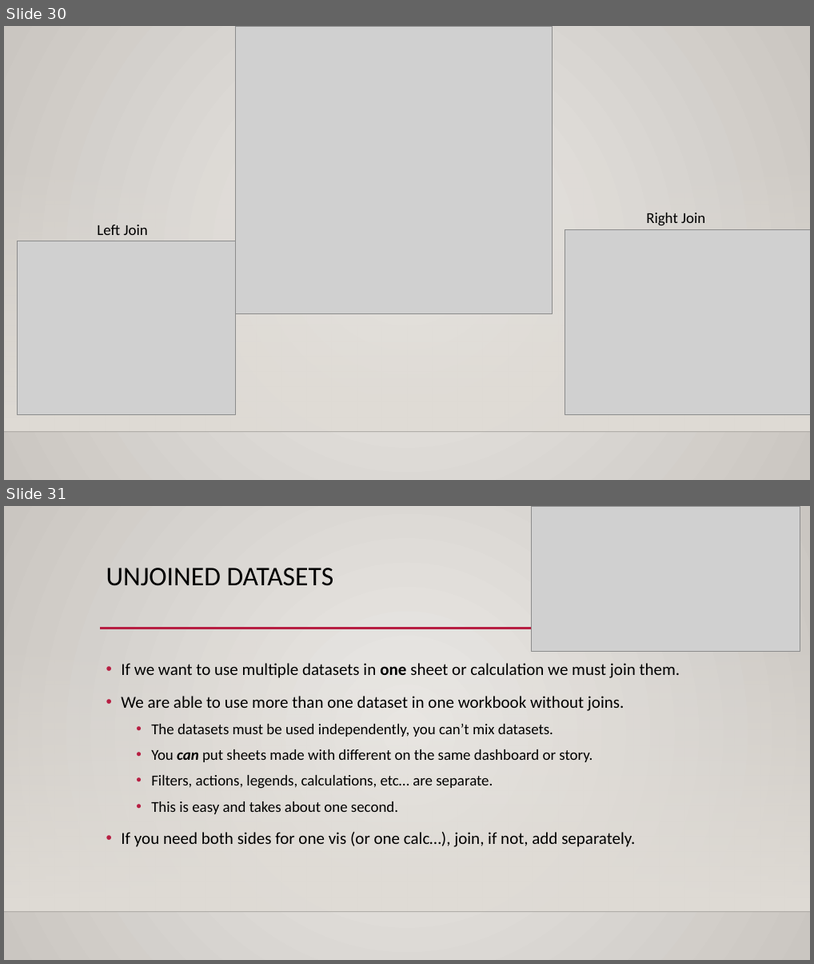
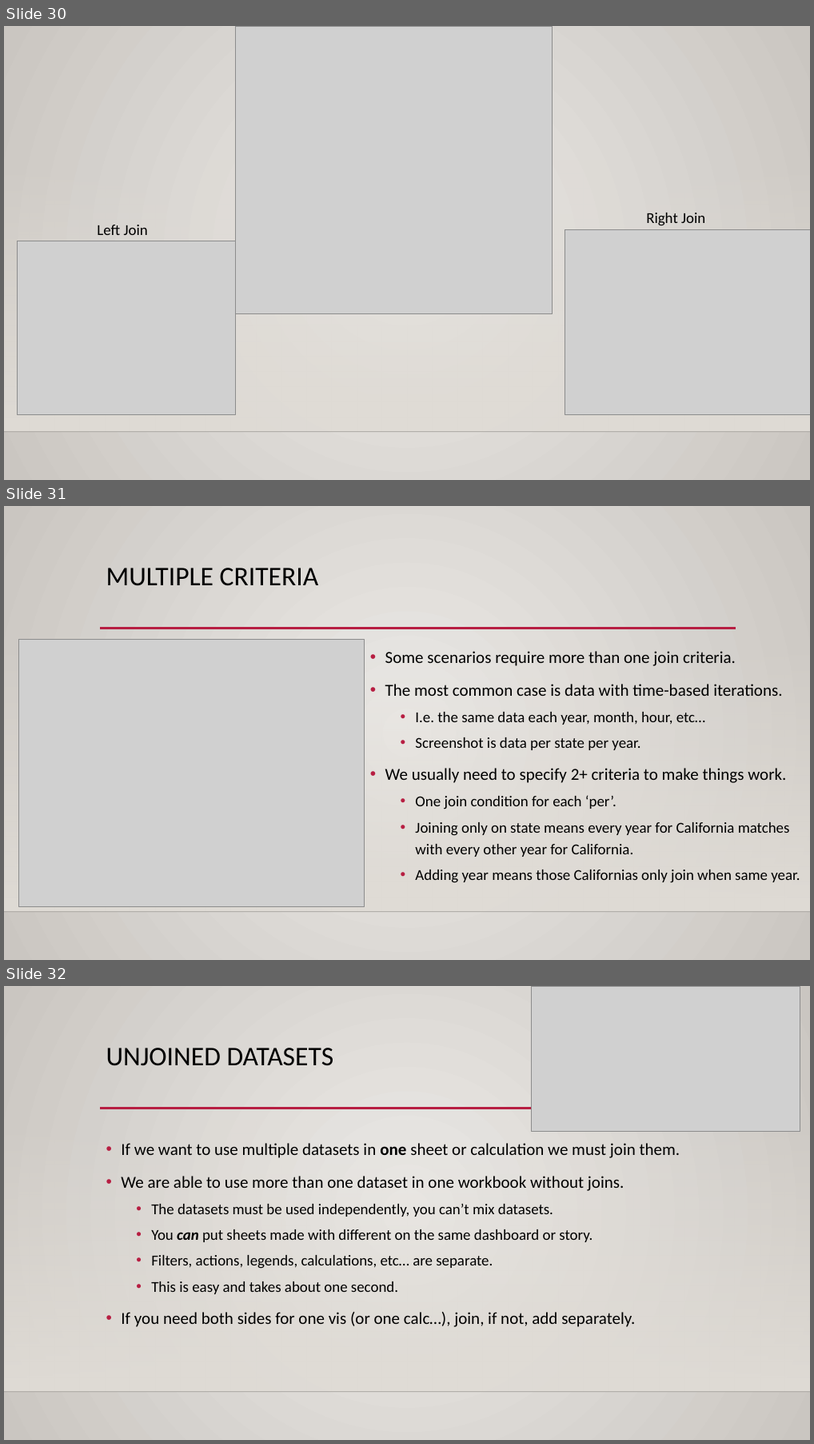
Before and after one commit to AkeemSemper/ml_datasets, a slide deck: slides/chapter_6_joins.pptx. Shown one above the other, each under a label of ours: slides 30 and 31 before the commit, slides 30, 31 and 32 after it. The pictures are 814x964 and 814x1444 pixels, drawn with LibreOffice and Linux fonts; fonts in the diff are those of the drawing; grey boxes stand for pictures; background and template pictures are left out. Boxes give left, top, right and bottom in pixels: in the first picture for what was removed or moved away, otherwise in the second. Text is boxed around its words. In the diff, an @@ line names an element or a change of style, - is before the commit and + after.

Commit message:
up

```diff
--- a/slides/chapter_6_joins.pptx
+++ b/slides/chapter_6_joins.pptx
@@ slide 31 added at bbox=[4, 506, 810, 960], background gradient #ECEAE7 to #CAC7C1; not listed: 3 template elements that a slide beside it also shows @@
@@ title added at bbox=[106, 568, 318, 586], 32 pt, text #000000 @@
+MULTIPLE CRITERIA
@@ picture added at bbox=[19, 639, 365, 907] @@
@@ text added at bbox=[386, 651, 800, 883], 18 pt, text #000000 @@
+• Some scenarios require more than one join criteria.
+• The most common case is data with time-based iterations.
+  • I.e. the same data each year, month, hour, etc…
+  • Screenshot is data per state per year.
+• We usually need to specify 2+ criteria to make things work.
+  • One join condition for each ‘per’.
+  • Joining only on state means every year for California matches with every other year for California.
+  • Adding year means those Californias only join when same year.
@@ what was slide 31 is now slide 32 @@
```
Also in this commit, not shown: 1 slide changed.
